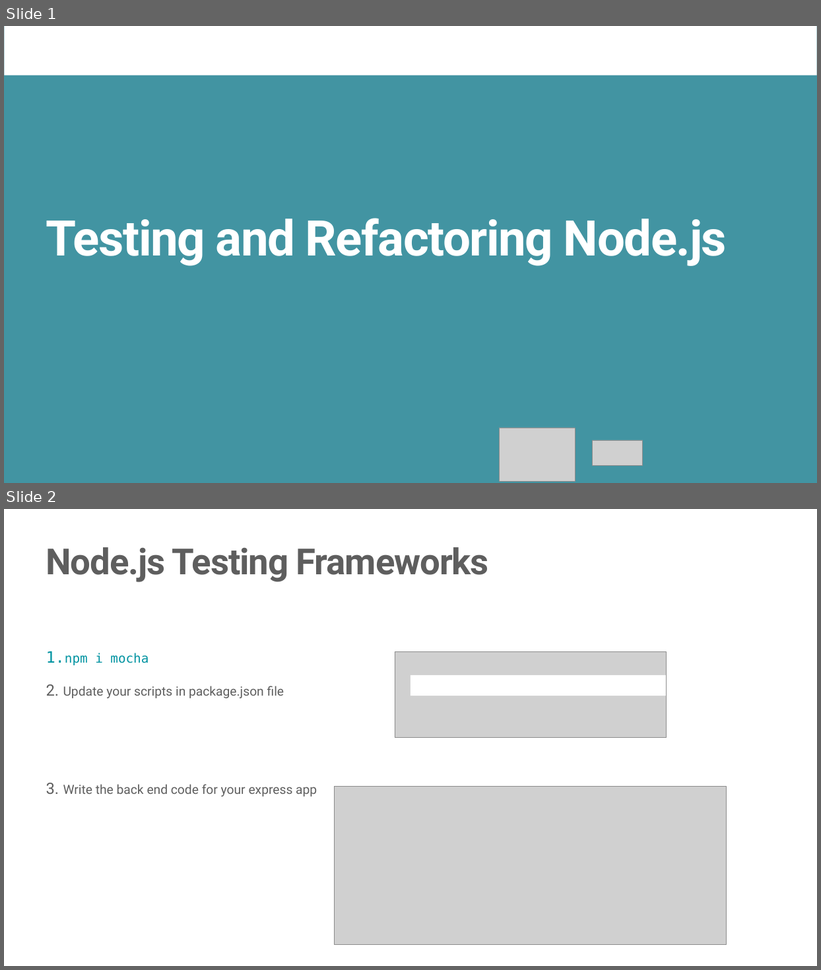
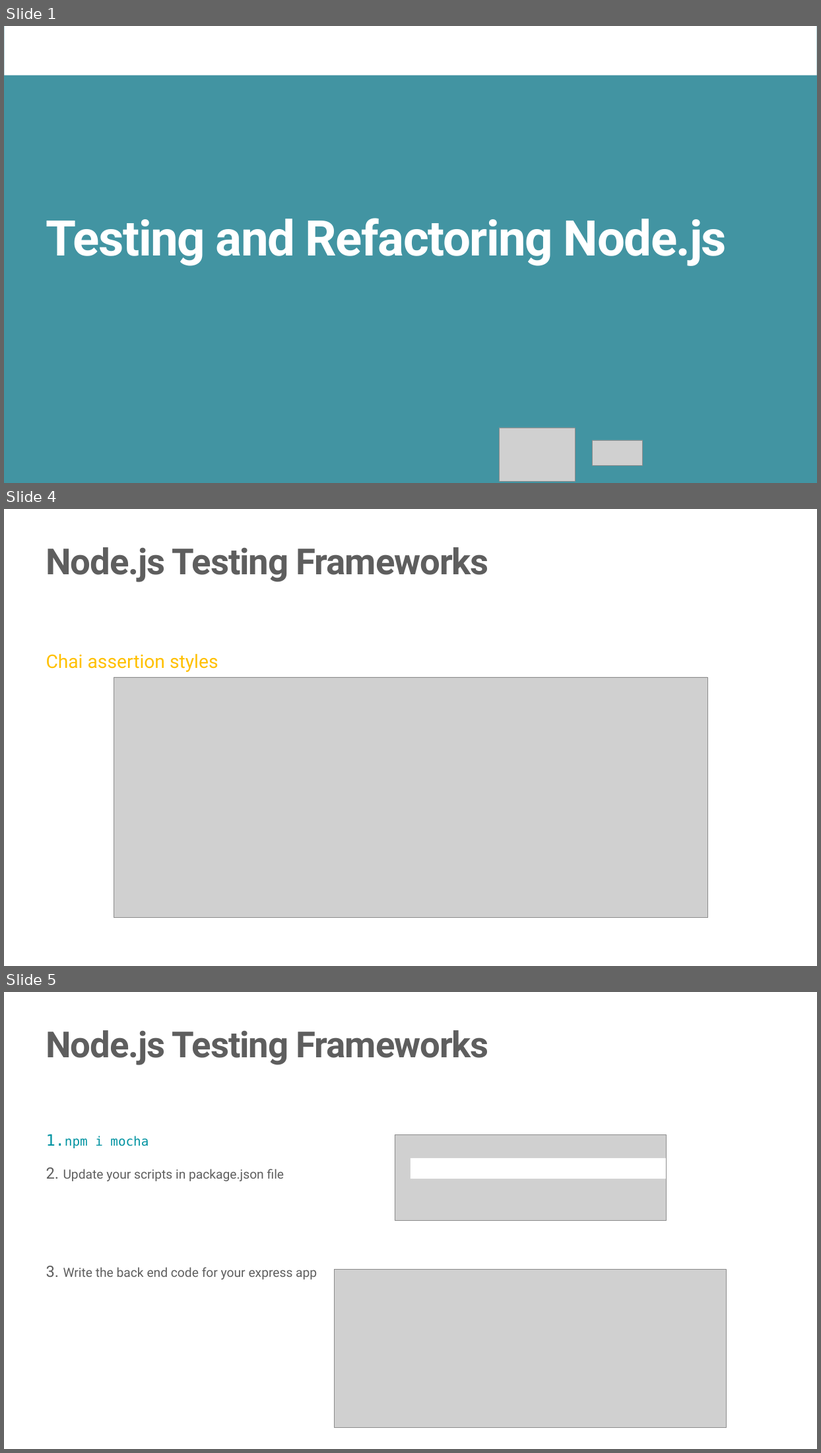
Before and after one commit to JS-RUH-1/Node-Express-Lessons, a slide deck: Testing and Refactoring Node.js.pptx. Shown one above the other, each under a label of ours: slides 1 and 2 before the commit, slides 1, 4 and 5 after it; the slides between them are not shown. The pictures are 821x970 and 821x1453 pixels, drawn with LibreOffice and Linux fonts; fonts in the diff are those of the drawing; grey boxes stand for pictures; background and template pictures are left out. Boxes give left, top, right and bottom in pixels: in the first picture for what was removed or moved away, otherwise in the second. Text is boxed around its words. In the diff, an @@ line names an element or a change of style, - is before the commit and + after.

Commit message:
add slides

```diff
--- a/Testing and Refactoring Node.js.pptx
+++ b/Testing and Refactoring Node.js.pptx
@@ slide 4 added at box(4, 509, 817, 966), background #FFFFFF @@
@@ title added at box(46, 547, 489, 582), 85 pt, text #5E5E5E, bold @@
+Node.js Testing Frameworks
@@ text added at box(46, 654, 218, 672), 44 pt, text #FFC000 @@
+Chai assertion styles
@@ picture added at box(114, 677, 708, 918) @@
@@ what was slide 2 is now slide 5 @@
```
Also in this commit, not shown: 2 other slides added, 1 other file.
